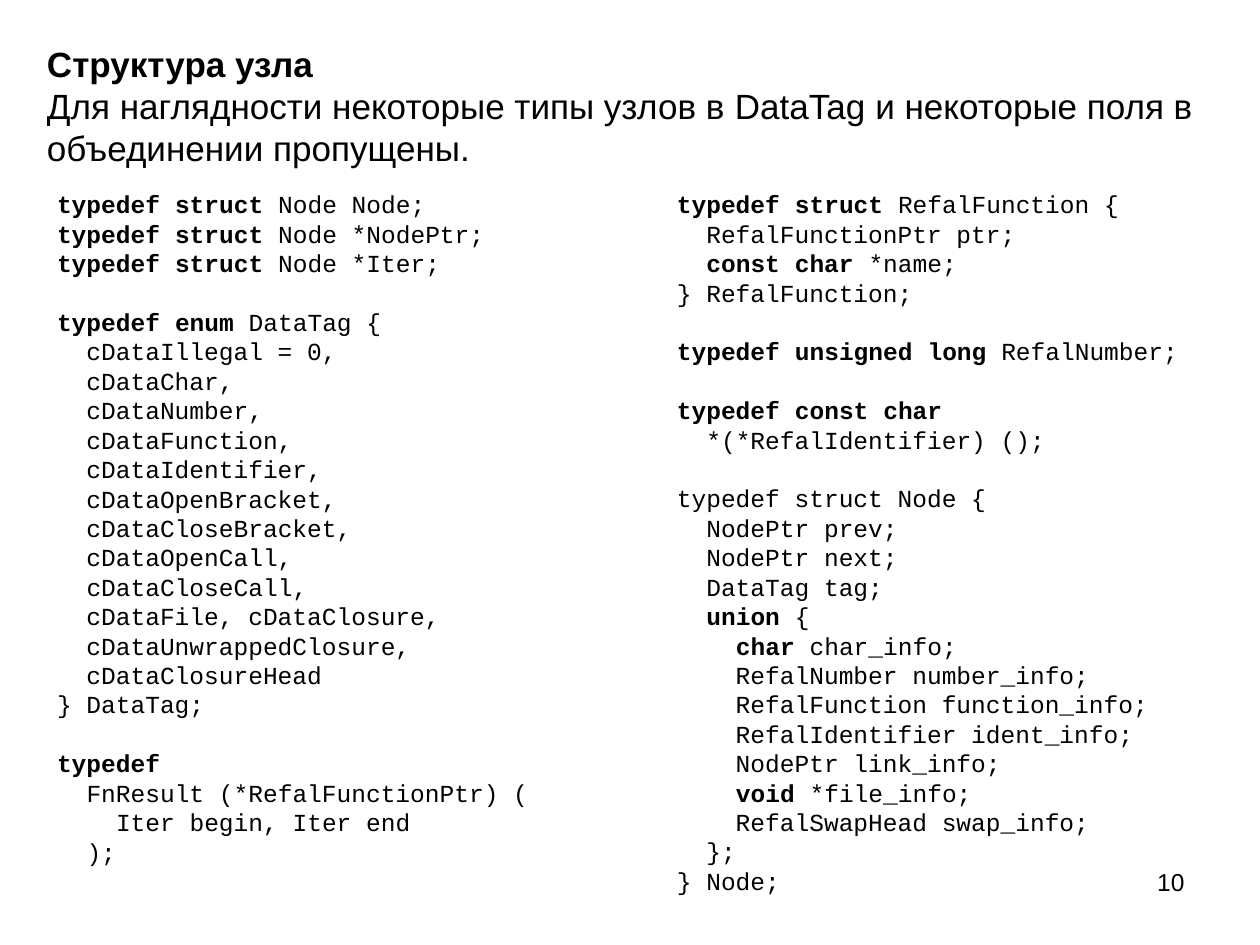
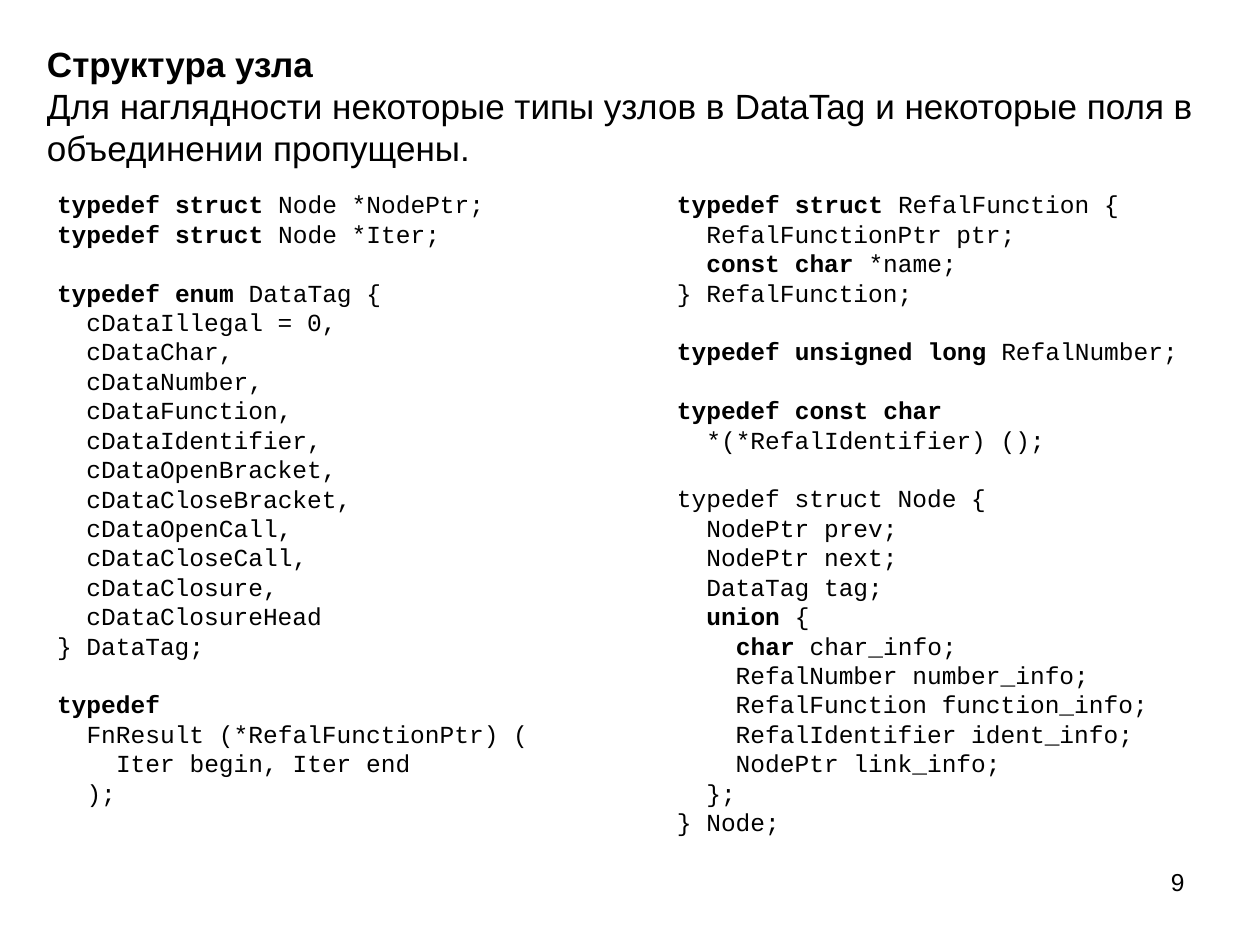
Before and after one commit to Mazdaywik/Refal-05, a slide deck: slide 9 of doc/Компилятор Простого Рефала.ppt (slide 10 before the commit). Drawn at 1260x945 pixels with LibreOffice and Linux fonts; fonts in the diff are those of the drawing. Boxes give left, top, right and bottom in pixels: in the first picture for what was removed or moved away, otherwise in the second. Text is boxed around its words. In the diff, an @@ line names an element or a change of style, - is before the commit and + after.

```diff
--- a/doc/Компилятор Простого Рефала.ppt
+++ b/doc/Компилятор Простого Рефала.ppt
@@ text at box(57, 195, 499, 777): text changed @@
-typedef struct Node Node;
-typedef struct Node *NodePtr;
-typedef struct Node *Iter;
-typedef enum DataTag {
-cDataIllegal = 0,
-cDataChar,
-cDataNumber,
-cDataFunction,
-cDataIdentifier,
-cDataOpenBracket,
-cDataCloseBracket,
-cDataOpenCall,
-cDataCloseCall,
-cDataFile, cDataClosure,
-cDataUnwrappedClosure,
-cDataClosureHead
-} DataTag;
-typedef
-FnResult (*RefalFunctionPtr) (
-Iter begin, Iter end
-);
+typedef struct Node *NodePtr;
+typedef struct Node *Iter;
+typedef enum DataTag {
+cDataIllegal = 0,
+cDataChar,
+cDataNumber,
+cDataFunction,
+cDataIdentifier,
+cDataOpenBracket,
+cDataCloseBracket,
+cDataOpenCall,
+cDataCloseCall,
+cDataClosure,
+cDataClosureHead
+} DataTag;
+typedef
+FnResult (*RefalFunctionPtr) (
+Iter begin, Iter end
+);
@@ text at box(677, 195, 1178, 836): text changed @@
-typedef struct RefalFunction {
-RefalFunctionPtr ptr;
-const char *name;
-} RefalFunction;
-typedef unsigned long RefalNumber;
-typedef const char
-*(*RefalIdentifier) ();
-typedef struct Node {
-NodePtr prev;
-NodePtr next;
-DataTag tag;
-union {
-char char_info;
-RefalNumber number_info;
-RefalFunction function_info;
-RefalIdentifier ident_info;
-NodePtr link_info;
-void *file_info;
-RefalSwapHead swap_info;
-};
-} Node;
+typedef struct RefalFunction {
+RefalFunctionPtr ptr;
+const char *name;
+} RefalFunction;
+typedef unsigned long RefalNumber;
+typedef const char
+*(*RefalIdentifier) ();
+typedef struct Node {
+NodePtr prev;
+NodePtr next;
+DataTag tag;
+union {
+char char_info;
+RefalNumber number_info;
+RefalFunction function_info;
+RefalIdentifier ident_info;
+NodePtr link_info;
+};
+} Node;
@@ page number at box(1171, 874, 1185, 892): text changed @@
-10
+9
```
Also in this commit, not shown: 9 other slides changed, 3 slides added, 5 slides removed, 4 other files.
